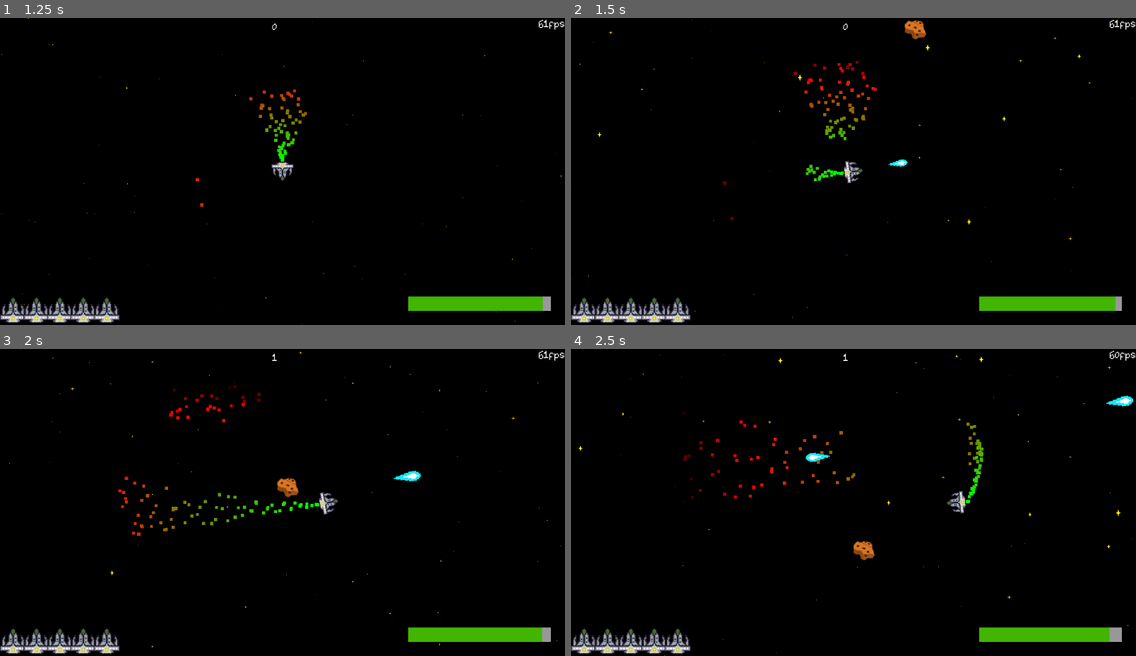
Above: before the commit, frames 1-4 (two rows, left to right).
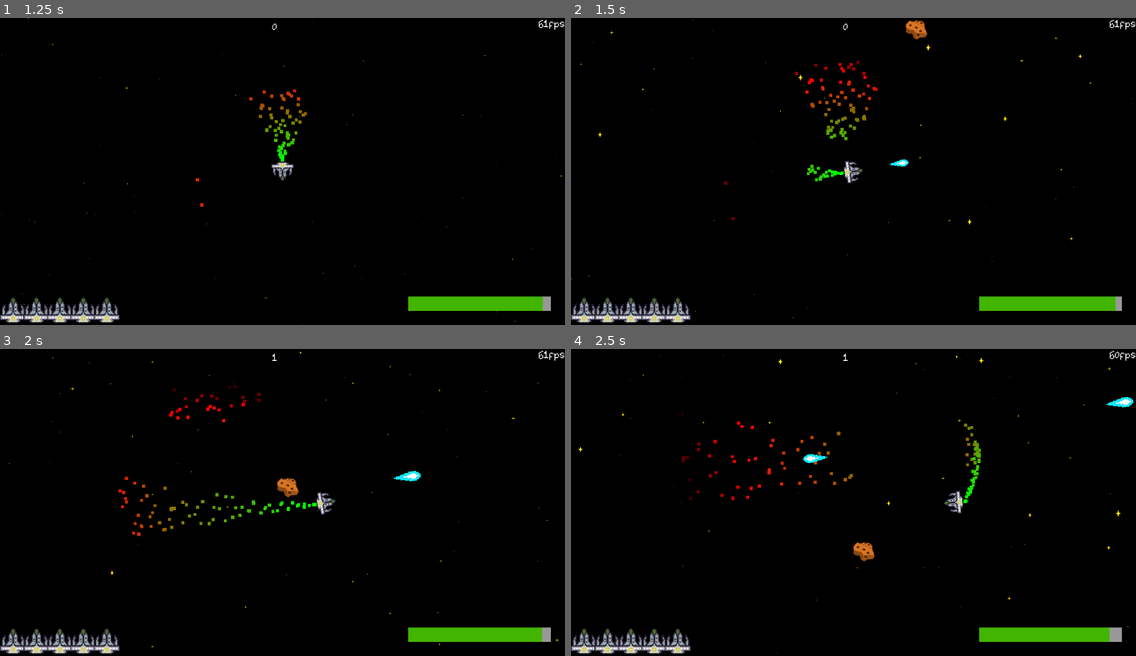
Above: after the commit, the same moments.

Repository: yongLivelo/Asteroid-Belt
Game: Godot game, scene res://Scenes/start_screen.tscn
The game is run twice, just before and just after one commit, with the same random seed, the same clock (stepped at 60 frames per second) and the same inputs.
Inputs (mouse positions are in pixels of both pictures, inside the frame that each line leads up to):
- Up to frame 1 (1.25 s): click "START" at 0.5 s
- Up to frame 2 (1.5 s): move the mouse to (977, 156) at 1.27 s; press the mouse at (977, 156) at 1.28 s; hold D (right) from 1.28 s (still down); tap C (beam) at 1.35 s
- Up to frame 3 (2 s): keep holding D (right)
- Up to frame 4 (2.5 s): move the mouse to (740, 517) at 2.02 s; release D (right) at 2.03 s; release the mouse at (740, 517) at 2.03 s; hold S (down) from 2.03 s (still down); click (740, 517) at 2.1 s; tap C (beam) at 2.3 s

Frame 1 is identical in both runs. In frame 2, 0.6% of the frame differs, in the area x 0-100%, y 0-98%; in frame 3, 0.7%; in frame 4, 1.5%, in the area x 1-100%, y 1-100%.

Commit message:
some fixes

Diff:
--- /dev/null
+++ b/Scenes/gas_manager.tscn
@@ -0,0 +1,6 @@
+[gd_scene load_steps=2 format=3 uid="uid://dhuakgg8wwbwo"]
+
+[ext_resource type="Script" path="res://Scripts/gas_manager.gd" id="1_ofal5"]
+
+[node name="GasManager" type="Node2D"]
+script = ExtResource("1_ofal5")
--- a/Scenes/level.tscn
+++ b/Scenes/level.tscn
@@ -101,3 +101,6 @@
 
 [node name="Player" parent="." instance=ExtResource("2_yjilw")]
 position = Vector2(1249, 751)
+speed = null
+acceleration = null
+friction_value = null
--- a/Scenes/player.tscn
+++ b/Scenes/player.tscn
@@ -3,7 +3,7 @@
 [ext_resource type="Script" path="res://Scripts/player.gd" id="1_ea6pv"]
 [ext_resource type="Texture2D" uid="uid://bwnxnuerjknwh" path="res://Assets/Graphics/player.png" id="2_36ooa"]
 [ext_resource type="Shader" path="res://Shaders/player.gdshader" id="2_swv0c"]
-[ext_resource type="Script" path="res://Scripts/gas_manager.gd" id="4_mxapn"]
+[ext_resource type="PackedScene" uid="uid://dhuakgg8wwbwo" path="res://Scenes/gas_manager.tscn" id="4_ai6t5"]
 [ext_resource type="PackedScene" uid="uid://bt4m8t0174xfi" path="res://Scenes/laser_beam.tscn" id="4_uotbk"]
 [ext_resource type="PackedScene" uid="uid://iws61yfdpyw5" path="res://Scenes/laser_bullets.tscn" id="5_nrekw"]
 
@@ -58,6 +58,9 @@
 collision_mask = 6
 motion_mode = 1
 script = ExtResource("1_ea6pv")
+speed = null
+acceleration = null
+friction_value = null
 
 [node name="Sprite2D" type="Sprite2D" parent="."]
 material = SubResource("ShaderMaterial_d7xiq")
@@ -97,13 +100,12 @@
 scale_amount_max = 12.0
 color_ramp = SubResource("Gradient_xjkwf")
 
-[node name="GasManager" type="Node2D" parent="." groups=["gas_manager"]]
-script = ExtResource("4_mxapn")
+[node name="GasManager" parent="." instance=ExtResource("4_ai6t5")]
 
 [node name="LaserBullets" parent="." instance=ExtResource("5_nrekw")]
 top_level = true
 
 [node name="LaserBeam" parent="." instance=ExtResource("4_uotbk")]
 
-[connection signal="player_recoil" from="LaserBeam" to="." method="_on_laser_beam_player_recoil"]
-[connection signal="player_recoil" from="LaserBeam" to="LaserBullets" method="_on_laser_beam_player_recoil"]
+[connection signal="activation" from="LaserBeam" to="." method="_on_laser_beam_activation"]
+[connection signal="activation" from="LaserBeam" to="LaserBullets" method="_on_laser_beam_activation"]
--- a/Scripts/laser_beam.gd
+++ b/Scripts/laser_beam.gd
@@ -1,6 +1,6 @@
 extends Node2D
 
-signal player_recoil(activating, activated)
+signal activation(activating: bool, activated: bool)
 @onready var collision: CollisionShape2D = $Line2D/DamageArea/CollisionShape2D
 const MAX_RANGE = 5000
 var base_width = 30
@@ -32,13 +32,13 @@
 		mouse_position = get_local_mouse_position()
 		$HoldTime.start()
 		laser_beam_activating = true
-		player_recoil.emit(laser_beam_activating, laser_beam_activated)
+		activation.emit(laser_beam_activating, laser_beam_activated)
 
 	if Input.is_action_just_released("beam") and not $Line2D.visible:
 		AudioManager.laser_beam.stop()
 		$HoldTime.stop()
 		laser_beam_activating = false
-		player_recoil.emit(laser_beam_activating, laser_beam_activated)
+		activation.emit(laser_beam_activating, laser_beam_activated)
 
 
 func _on_hold_time_timeout():
@@ -46,14 +46,14 @@
 	collision.disabled = false;
 	laser_beam_activating = true
 	laser_beam_activated = true
-	player_recoil.emit(laser_beam_activating, laser_beam_activated)
+	activation.emit(laser_beam_activating, laser_beam_activated)
 	await get_tree().create_timer(1).timeout
 	$Line2D.visible = false;
 	collision.disabled = true;
 	$Cooldown.start()
 	laser_beam_activating = false
 	laser_beam_activated = false
-	player_recoil.emit(laser_beam_activating, laser_beam_activated)
+	activation.emit(laser_beam_activating, laser_beam_activated)
 	is_laser_beam_cooldown = true
 
 
--- a/Scripts/laser_bullets.gd
+++ b/Scripts/laser_bullets.gd
@@ -20,5 +20,5 @@
 	add_child(laser)
 
 
-func _on_laser_beam_player_recoil(activating: Variant):
+func _on_laser_beam_activation(activating: bool, _activated):
 	disabled = activating
--- a/Scripts/meteor.gd
+++ b/Scripts/meteor.gd
@@ -43,7 +43,6 @@
 func _on_area_2d_body_entered(body: Node2D):
 
 	if (body.is_in_group("player")):
-		print("asd")
 		player_collision.emit(self)
 
 func _on_explode_finished():
--- a/Scripts/meteors.gd
+++ b/Scripts/meteors.gd
@@ -3,11 +3,11 @@
 var meteor_scene: PackedScene = load("res://scenes/meteor.tscn")
 
 func _on_meteor_timer_timeout():
-	instansiate_meteor()
+	var meteor = instansiate_meteor()
+	add_child(meteor)
 
 func instansiate_meteor():
 	var meteor = meteor_scene.instantiate()
-	add_child(meteor)
 	meteor.player_collision.connect($"../Player".on_meteor_collision)
 	meteor.destroyed_large_meteor.connect(create_fractures)
 	return meteor
@@ -17,6 +17,7 @@
 		var fracture = instansiate_meteor()
 		fracture.position = pos
 		fracture.fractured = true
+		add_child(fracture)
 
 
 func increment_speed_meteor_timer():
--- a/Scripts/player.gd
+++ b/Scripts/player.gd
@@ -2,7 +2,7 @@
 
 @export var speed: int = 800
 @export var acceleration: int = 50
-@export var friction_value: int = 25
+@export var friction_value: int = 10
 const MAX_HEALTH: int = 5
 var health = MAX_HEALTH
 var is_hit_cooldown: bool = false
@@ -15,15 +15,17 @@
 
 
 func _physics_process(_delta):
+	var direction = Vector2.ZERO
+
 	if not freeze:
-		var direction = Input.get_vector("left", "right", "up", "down")
-		if direction != Vector2.ZERO:
-			accelerate(direction)
-		else:
-			friction()
-
+		direction = Input.get_vector("left", "right", "up", "down")
 		mouse_position = get_global_mouse_position()
 		look_at(mouse_position)
+
+	if direction != Vector2.ZERO:
+		accelerate(direction)
+	else:
+		friction()
 
 	move_and_slide()
 
@@ -38,7 +40,7 @@
 
 func on_meteor_collision(body: RigidBody2D):
 
-	velocity = -((body.linear_velocity - velocity) * 1)
+	velocity = -((body.linear_velocity - velocity) * 1.5)
 
 	if not is_hit_cooldown:
 		is_hit_cooldown = true
@@ -52,7 +54,8 @@
 	is_hit_cooldown = false
 
 
-func _on_laser_beam_player_recoil(activating: Variant, activated: Variant):
+func _on_laser_beam_activation(activating: bool, activated: bool):
 	freeze = activating
+
 	if activated:
-		velocity = -((transform.x).normalized() * 500)
+		velocity = -(transform.x * 2000)
--- a/Scripts/space_background.gd
+++ b/Scripts/space_background.gd
@@ -3,12 +3,12 @@
 var StarScene: PackedScene = load("res://scenes/star.tscn")
 
 func _ready():
-	for layer in get_children():
-		if layer.name == "BackgroundColor":
+	for parallax_layer in get_children():
+		if parallax_layer.name == "BackgroundColor":
 			continue
 		for n in 50:
 			var star = StarScene.instantiate()
-			layer.add_child(star)
+			parallax_layer.add_child(star)
 
 func _process(delta):
 	scroll_base_offset.y += 300 * delta
--- a/test.tscn
+++ b/test.tscn
@@ -7,6 +7,9 @@
 
 [node name="Player" parent="." instance=ExtResource("1_5iw4o")]
 position = Vector2(642, 456)
+speed = null
+acceleration = null
+friction_value = null
 
 [node name="Meteors" parent="." instance=ExtResource("2_lj1ke")]
 position = Vector2(583, 305)
